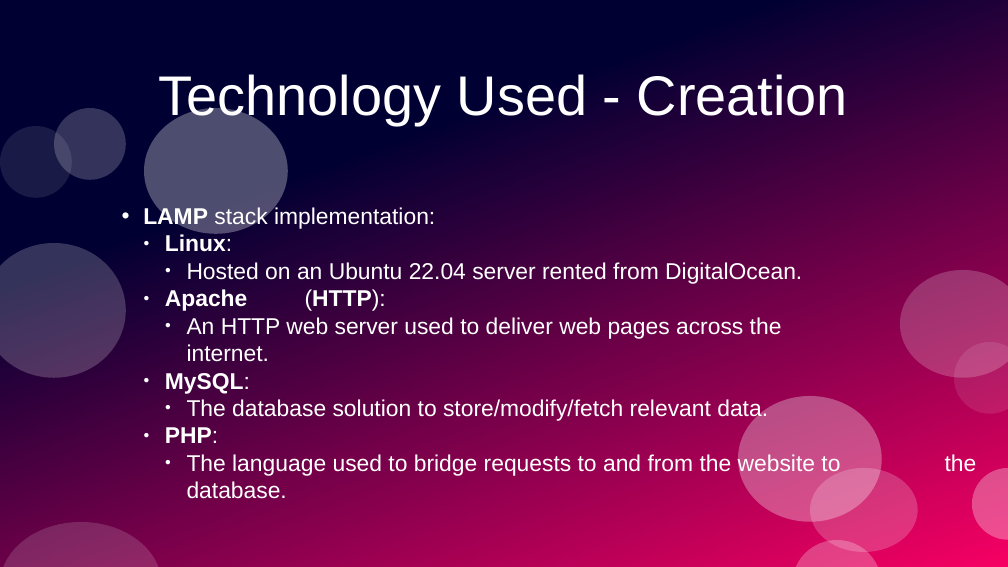
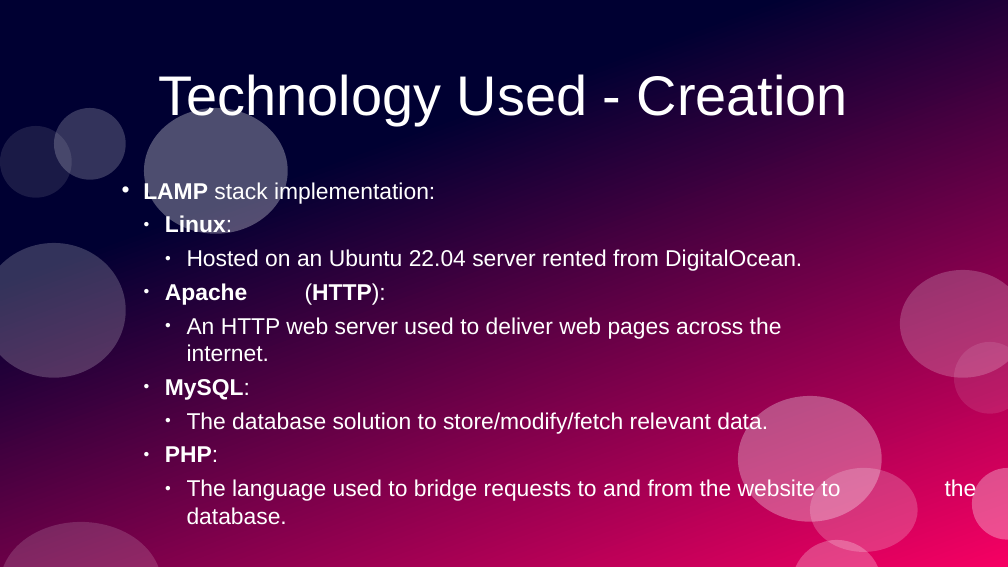
Before and after one commit to PrototypeProto/COP_4331_Small-Project, a slide deck: slide 4 of Pres.pptx. Drawn at 1008x567 pixels with LibreOffice and Linux fonts; fonts in the diff are those of the drawing. Boxes give left, top, right and bottom in pixels: in the first picture for what was removed or moved away, otherwise in the second. Text is boxed around its words. In the diff, an @@ line names an element or a change of style, - is before the commit and + after.

```diff
--- a/Pres.pptx
+++ b/Pres.pptx
@@ subtitle "LAMP stack implementation:" at [143, 180, 977, 502]: more space between paragraphs @@
```
Also in this commit, not shown: 11 other slides changed, 7 slides added, 1 slide removed.
